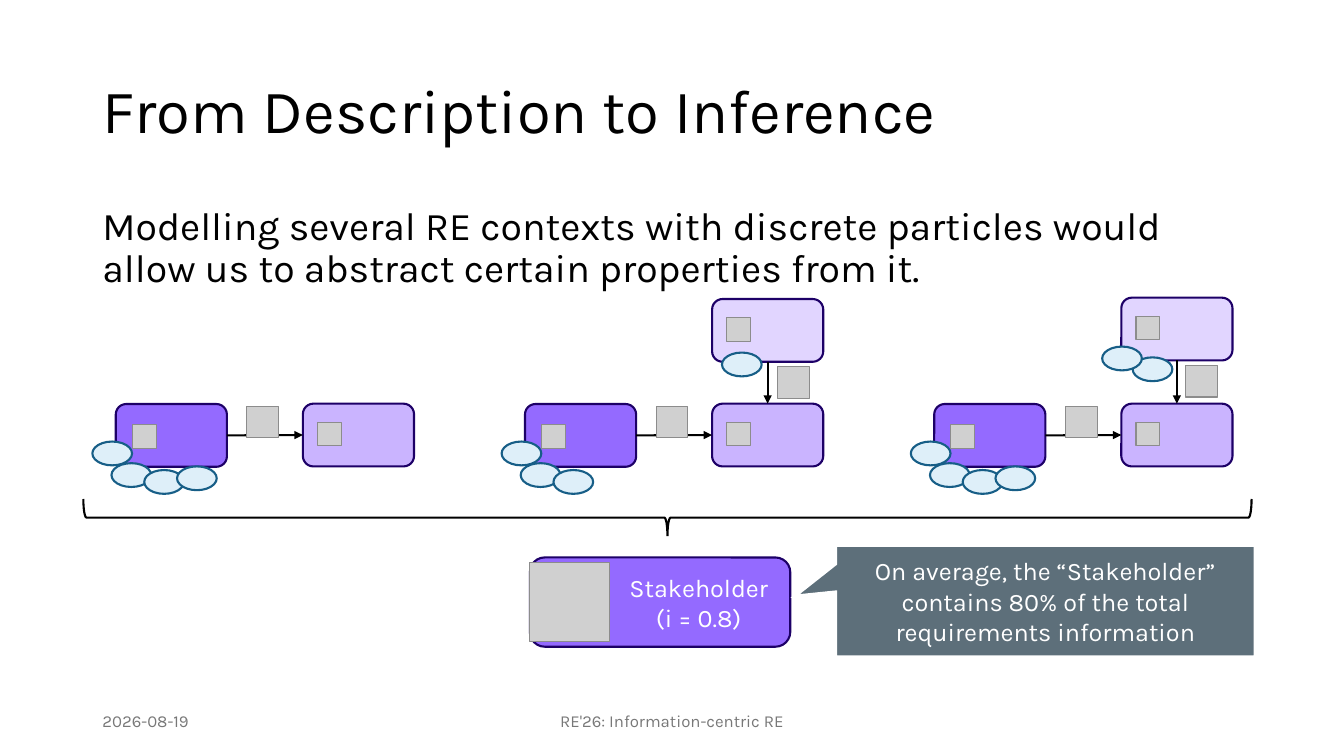
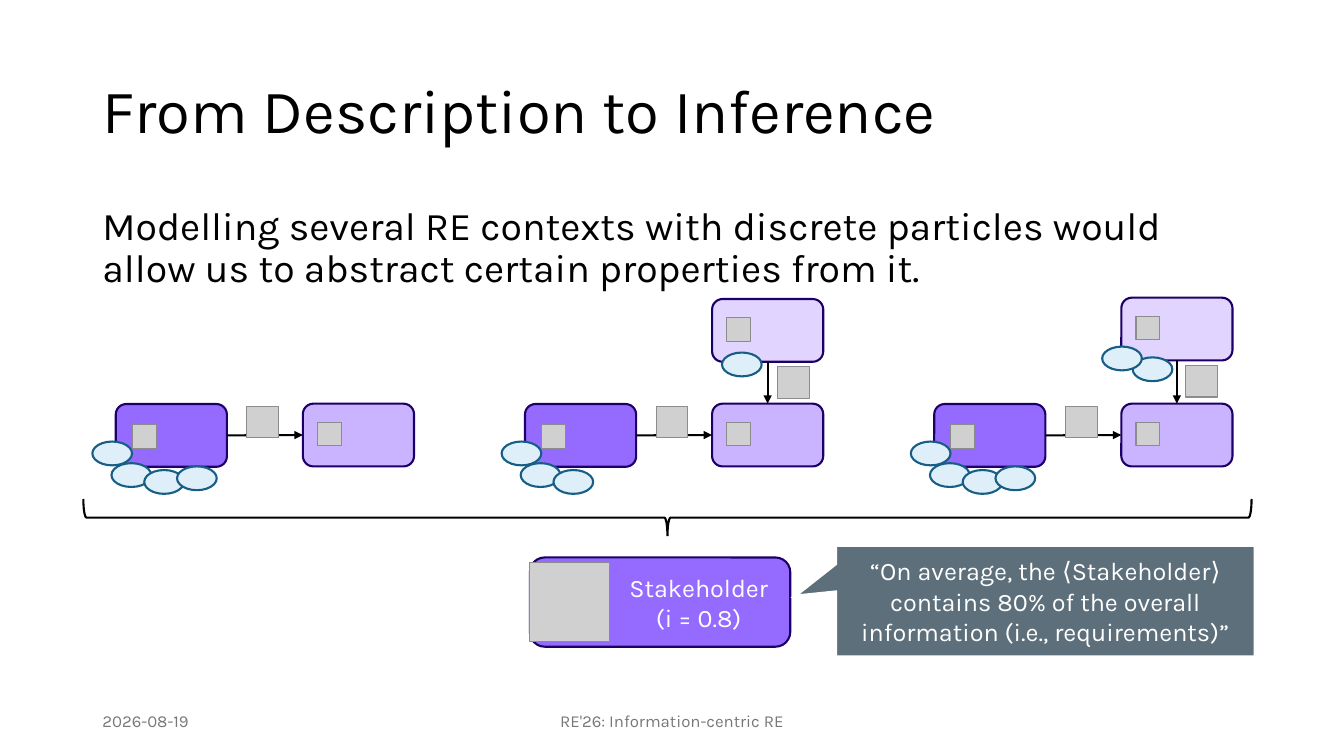
Before and after one commit to JulianFrattini/study-req, a slide deck: slide 21 of presentations/re26-req.pptx (slide 19 before the commit). Drawn at 1344x756 pixels with LibreOffice and Linux fonts; fonts in the diff are those of the drawing; grey boxes stand for pictures; background and template pictures are left out. Boxes give left, top, right and bottom in pixels: in the first picture for what was removed or moved away, otherwise in the second. Text is boxed around its words. In the diff, an @@ line names an element or a change of style, - is before the commit and + after.

```diff
--- a/presentations/re26-req.pptx
+++ b/presentations/re26-req.pptx
@@ text in speech box at (861, 563, 1229, 647): text changed @@
-On average, the “Stakeholder” contains 80% of the total requirements information
+“On average, the ⟨Stakeholder⟩ contains 80% of the overall information (i.e., requirements)”
```
Also in this commit, not shown: 3 other slides changed, 2 slides added, 1 other file.
